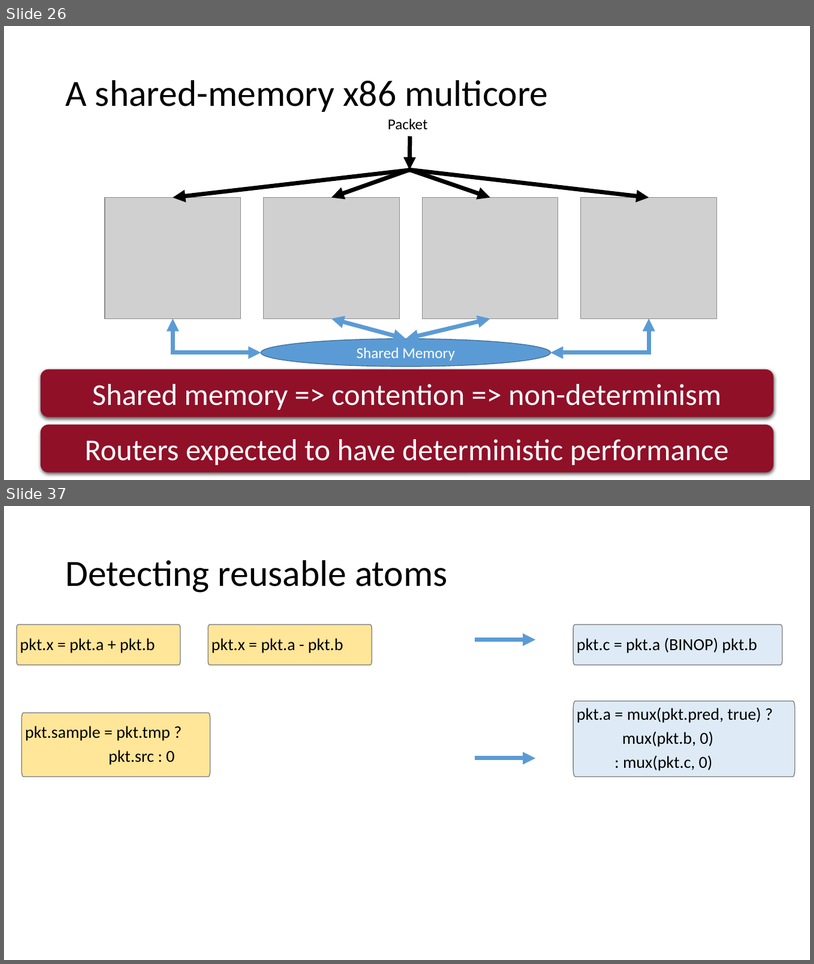
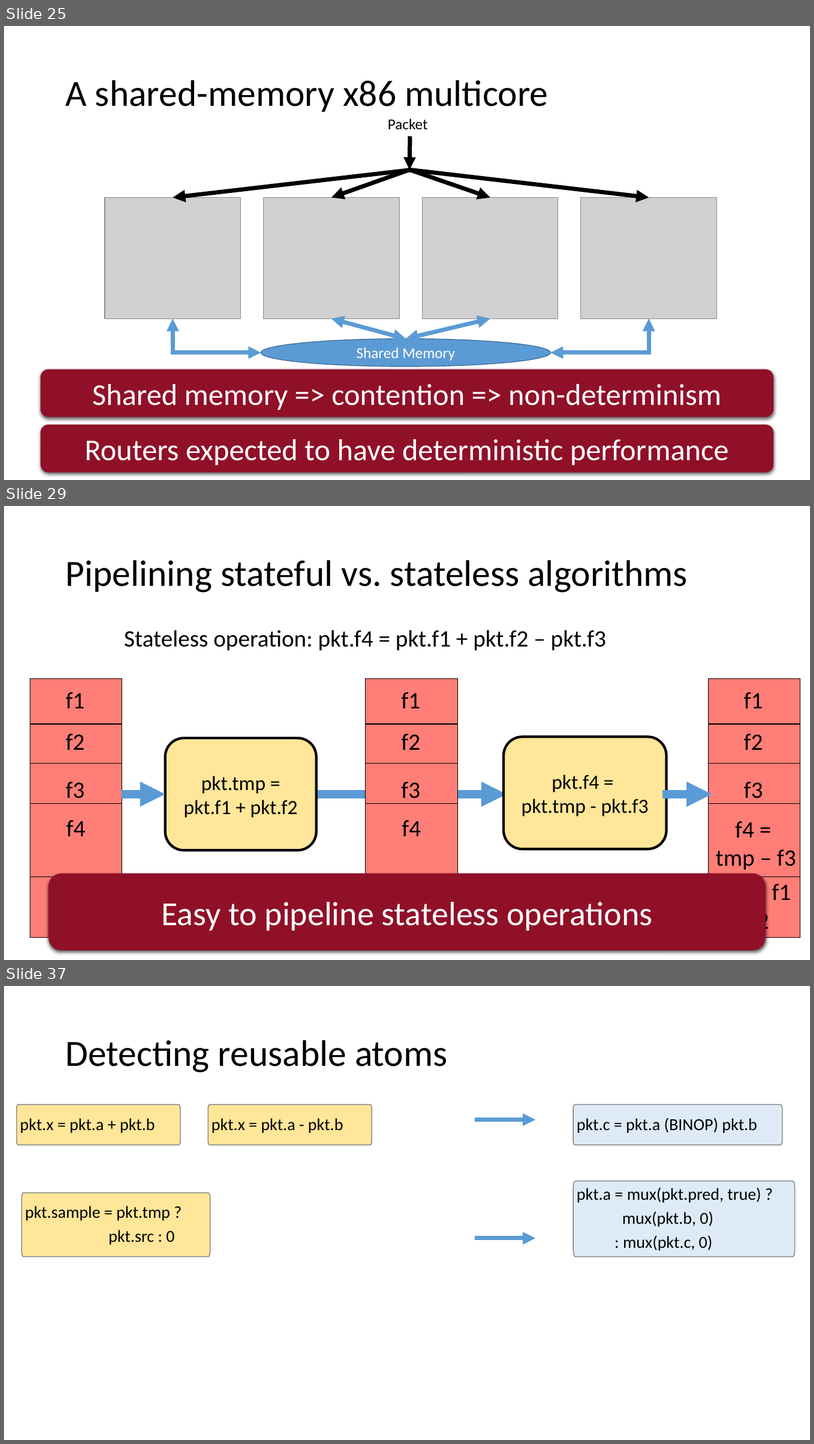
Before and after one commit to anirudhSK/pifo-domino-marple-ppts, a slide deck: combined_domino_pifo.pptx. Shown one above the other, each under a label of ours: slides 26 and 37 before the commit, slides 25, 29 and 37 after it; the slides between them are not shown. The pictures are 814x964 and 814x1444 pixels, drawn with LibreOffice and Linux fonts; fonts in the diff are those of the drawing; grey boxes stand for pictures. Boxes give left, top, right and bottom in pixels: in the first picture for what was removed or moved away, otherwise in the second. Text is boxed around its words. In the diff, an @@ line names an element or a change of style, - is before the commit and + after.

```diff
--- a/combined_domino_pifo.pptx
+++ b/combined_domino_pifo.pptx
@@ slide 29 added at (4, 506, 810, 960), background #FFFFFF @@
@@ title added at (65, 560, 687, 592), 44 pt, text #000000 @@
+Pipelining stateful vs. stateless algorithms
@@ text added at (124, 630, 606, 651), 28 pt, text #000000 @@
+  Stateless operation: pkt.f4 = pkt.f1 + pkt.f2 – pkt.f3
@@ rounded rectangle added at (165, 738, 317, 850), fill #FFE699, outline #000000 3 pt, 24 pt, text #000000 @@
+pkt.tmp =
+pkt.f1 + pkt.f2
@@ rounded rectangle added at (504, 736, 666, 849), fill #FFE699, outline #000000 3 pt, 24 pt, text #000000 @@
+pkt.f4 =
+pkt.tmp - pkt.f3
@@ arrow added from (122, 794) to (165, 794), #5B9BD5 10 pt @@
@@ arrow added from (317, 794) to (507, 794), #5B9BD5 10 pt @@
@@ group added at (366, 678, 458, 937): 5 texts, 3 lines, 1 rectangle @@
+f1
+f2
+f3
+f4
+tmp = f1 + f2
@@ arrow added from (663, 794) to (713, 794), #5B9BD5 10 pt @@
@@ group added at (30, 678, 122, 937): 4 texts, 4 lines, 1 rectangle @@
+f1
+f2
+f3
+f4
@@ rounded rectangle added at (49, 873, 766, 950), fill #901028, 40 pt, text #FFFFFF @@
+Easy to pipeline stateless operations
@@ group added at (709, 678, 801, 937): 5 texts, 4 lines, 1 rectangle @@
+f1
+f2
+f3
+f4 =
+tmp – f3
+tmp = f1 + f2
@@ what was slide 26 is now slide 25 @@
```
Also in this commit, not shown: 24 slides changed, 5 other slides added, 4 slides removed.
